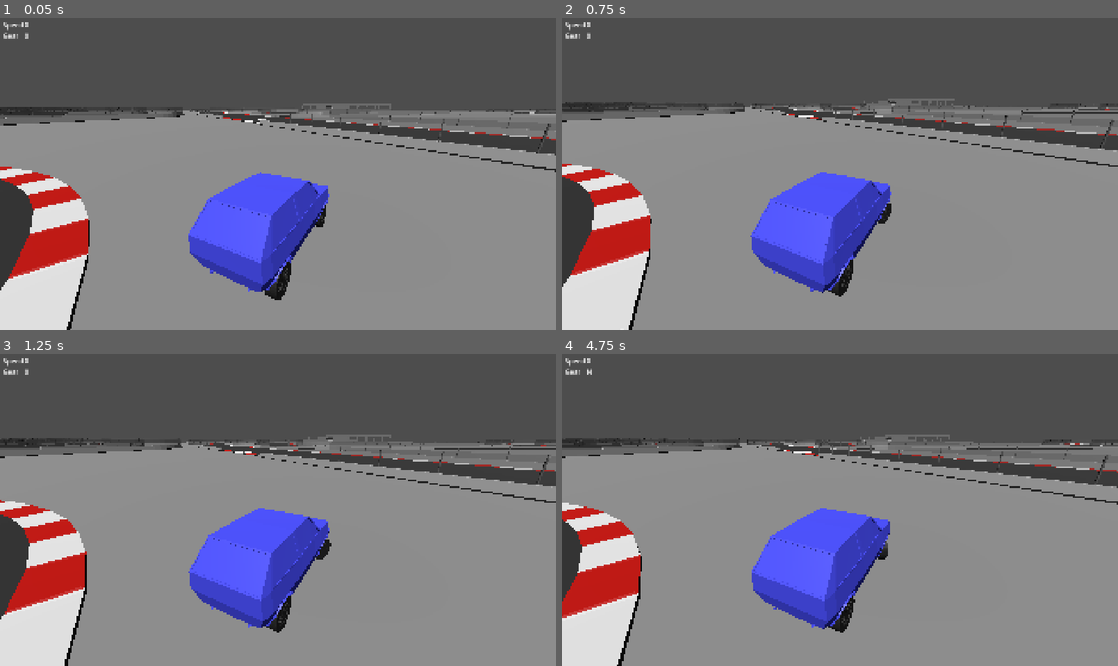
Above: before the commit, frames 1-4 (two rows, left to right).
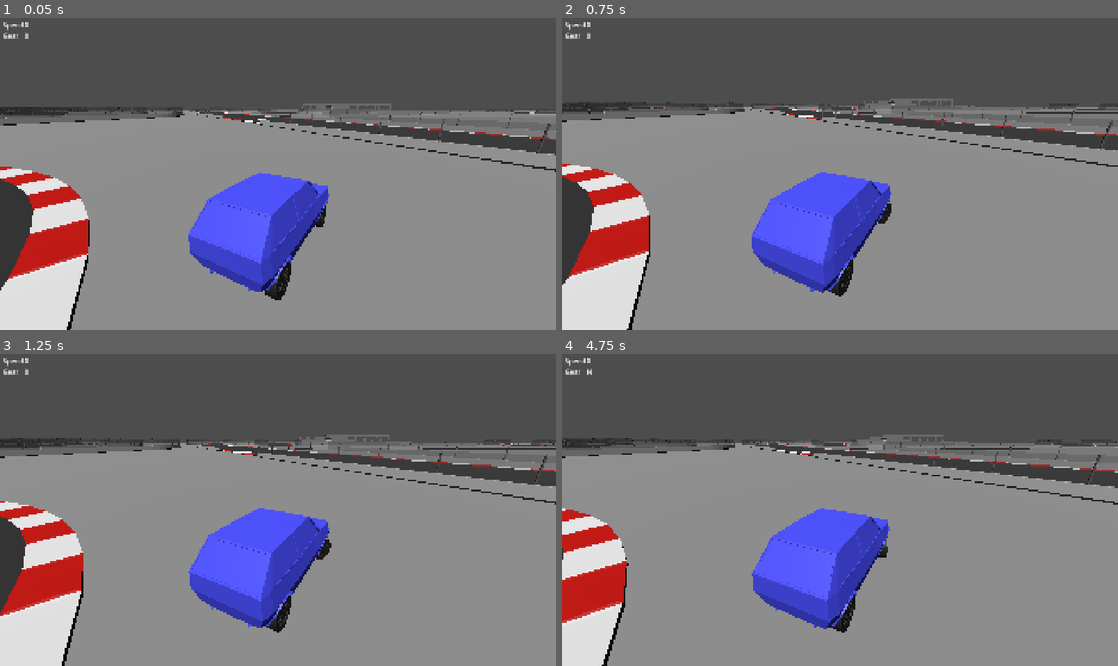
Above: after the commit, the same moments.

Repository: joelhari/my-racing-game
Game: Godot game, scene res://game.tscn
Two runs of this game, one before a commit and one after it. Both use one fixed random seed, a clock stepped at 60 frames per second and the inputs below.
Inputs:
- Up to frame 1 (0.05 s): no input
- Up to frame 2 (0.75 s): hold D (right) from 0.53 s (still down); hold S (break) from 0.53 s (still down)
- Up to frame 3 (1.25 s): keep holding D (right); keep holding S (break)
- Up to frame 4 (4.75 s): release D (right) at 1.28 s; release S (break) at 1.28 s; hold F (shift_down) 1.28-2.03 s; tap S (break) at 1.35, 2.85, 4.35 s; hold D (right) 2.03-2.78 s; hold S (break) 2.03-2.78 s; hold W (accelerate) 2.78-3.53 s; hold S (break) 3.53-4.28 s; hold A (left) from 3.53 s (still down)

Frame 1 is identical in both runs. In frame 2, 0.6% of the frame differs, in the area x 0-100%, y 25-100%; in frame 3, 1.5%; in frame 4, 4.5%.

Commit message:
impl. wheel turn angle curve

Diff:
--- a/objects/cars/car.gd
+++ b/objects/cars/car.gd
@@ -14,10 +14,9 @@
 @export var acceleration_curve: Curve
 
 @export_group("Drive Train")
-@export var breaking: float = 2000.0
+@export var breaking: float = 3500.0
 @export var wheel_turn_speed: float = 2.0
-@export var wheel_min_turn_angle: float = deg_to_rad(5.0)
-@export var wheel_max_turn_angle: float = deg_to_rad(30.0)
+@export var wheel_turn_angle_curve: Curve
 
 signal current_car_speed
 signal current_car_gear
@@ -94,11 +93,7 @@
     else:
         # TODO: Implement max turn angle base on car velocity
         var velocity: float = abs(-global_basis.z.dot(linear_velocity))
-        var turn_angle = steering_input * (
-            wheel_min_turn_angle + (
-                (wheel_max_turn_angle - wheel_min_turn_angle)
-                * (1 - (velocity / max_speed))
-            ))
+        var turn_angle = steering_input * deg_to_rad(wheel_turn_angle_curve.sample_baked(velocity))
         var wheel_rotation = move_toward(
             steering_wheels.get(0).rotation.y, turn_angle,
             wheel_turn_speed * delta)
--- a/objects/cars/car.tscn
+++ b/objects/cars/car.tscn
@@ -9,6 +9,11 @@
 [sub_resource type="Curve" id="Curve_e2o6t"]
 _data = [Vector2(0, 0.15957439), 0.0, 0.0, 0, 0, Vector2(0.28368795, 0.862069), 0.0, 0.0, 0, 0, Vector2(0.6312057, 0.6954023), 0.0, 0.0, 0, 0, Vector2(1, 0), 0.0, 0.0, 0, 0]
 point_count = 4
+
+[sub_resource type="Curve" id="Curve_fxc1d"]
+_limits = [0.0, 30.0, 0.0, 100.0]
+_data = [Vector2(0, 30), 0.0, -1.5286224, 0, 0, Vector2(30.22533, 5.068966), -0.1891576, -0.1891576, 0, 0, Vector2(100, 1), 0.0, 0.0, 0, 0]
+point_count = 3
 
 [sub_resource type="Curve" id="Curve_h4id6"]
 _data = [Vector2(0, 1), 0.0, 0.0, 0, 0, Vector2(0.51324505, 0.8882979), 0.0, 0.0, 0, 0, Vector2(1, 0.16489363), 0.0, 0.0, 0, 0]
@@ -42,8 +47,8 @@
 script = ExtResource("1_h4id6")
 wheels = [NodePath("WheelFL"), NodePath("WheelFR"), NodePath("WheelRL"), NodePath("WheelRR")]
 skid_marks = [NodePath("SkidMarks/GPUParticles3D"), NodePath("SkidMarks/GPUParticles3D2"), NodePath("SkidMarks/GPUParticles3D3"), NodePath("SkidMarks/GPUParticles3D4")]
-max_speed = 30.0
 acceleration_curve = SubResource("Curve_e2o6t")
+wheel_turn_angle_curve = SubResource("Curve_fxc1d")
 
 [node name="CollisionShape3D" type="CollisionShape3D" parent="." unique_id=1549398599]
 transform = Transform3D(-1, 0, 8.742278e-08, 0, 1, 0, -8.742278e-08, 0, -1, 0, 0, 0)
--- a/objects/cars/wheel.gd
+++ b/objects/cars/wheel.gd
@@ -132,6 +132,6 @@
 
     # TODO: Decide wheater to apply the suspension force at the center of
     #       the wheel or on the road contact point.
-    contact = mesh.global_position
+    #contact = mesh.global_position
     var force_position: Vector3 = contact - car.global_position
     car.apply_force(force_vector, force_position)
